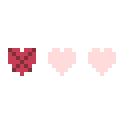
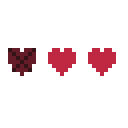
Layer changes from the first w=128, h=128 image to the second:
painted on "Layer 3" over bbox(8, 48, 116, 76)
